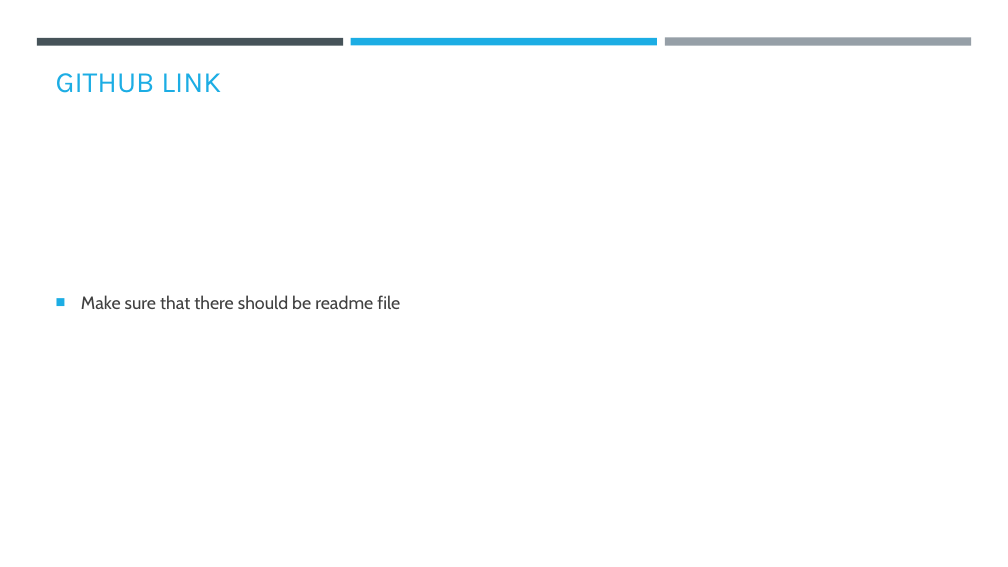
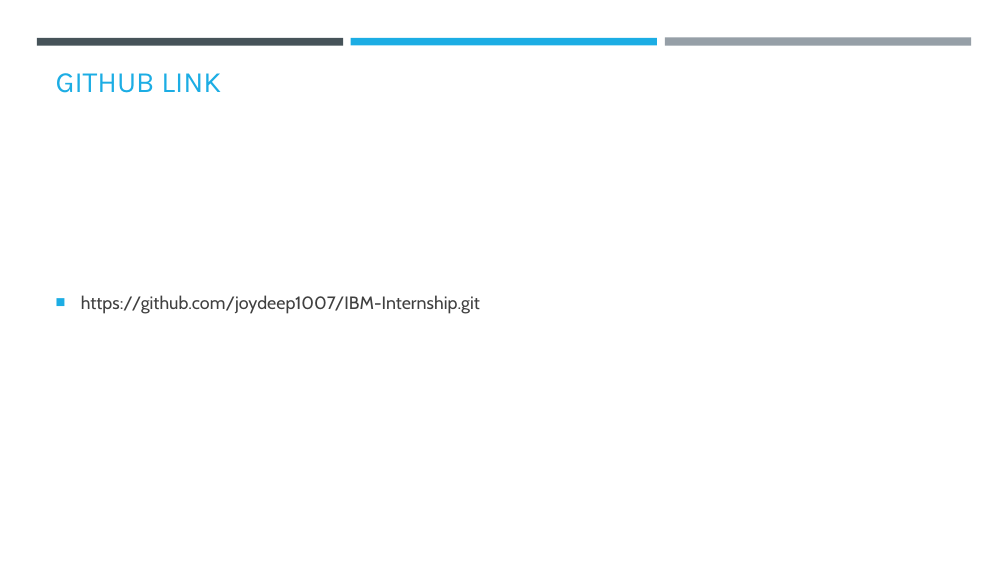
Before and after one commit to joydeep1007/IBM-Internship, a slide deck: slide 13 of Project template for AI Agent case study (3).pptx. Drawn at 1008x567 pixels with LibreOffice and Linux fonts; fonts in the diff are those of the drawing; background and template pictures are left out. Boxes give left, top, right and bottom in pixels: in the first picture for what was removed or moved away, otherwise in the second. Text is boxed around its words. In the diff, an @@ line names an element or a change of style, - is before the commit and + after.

Commit message:
ppt update

```diff
--- a/Project template for AI Agent case study (3).pptx
+++ b/Project template for AI Agent case study (3).pptx
@@ text at (x1=81, y1=295, x2=480, y2=314): text changed @@
-■ Make sure that there should be readme file
+■ https://github.com/joydeep1007/IBM-Internship.git
```
